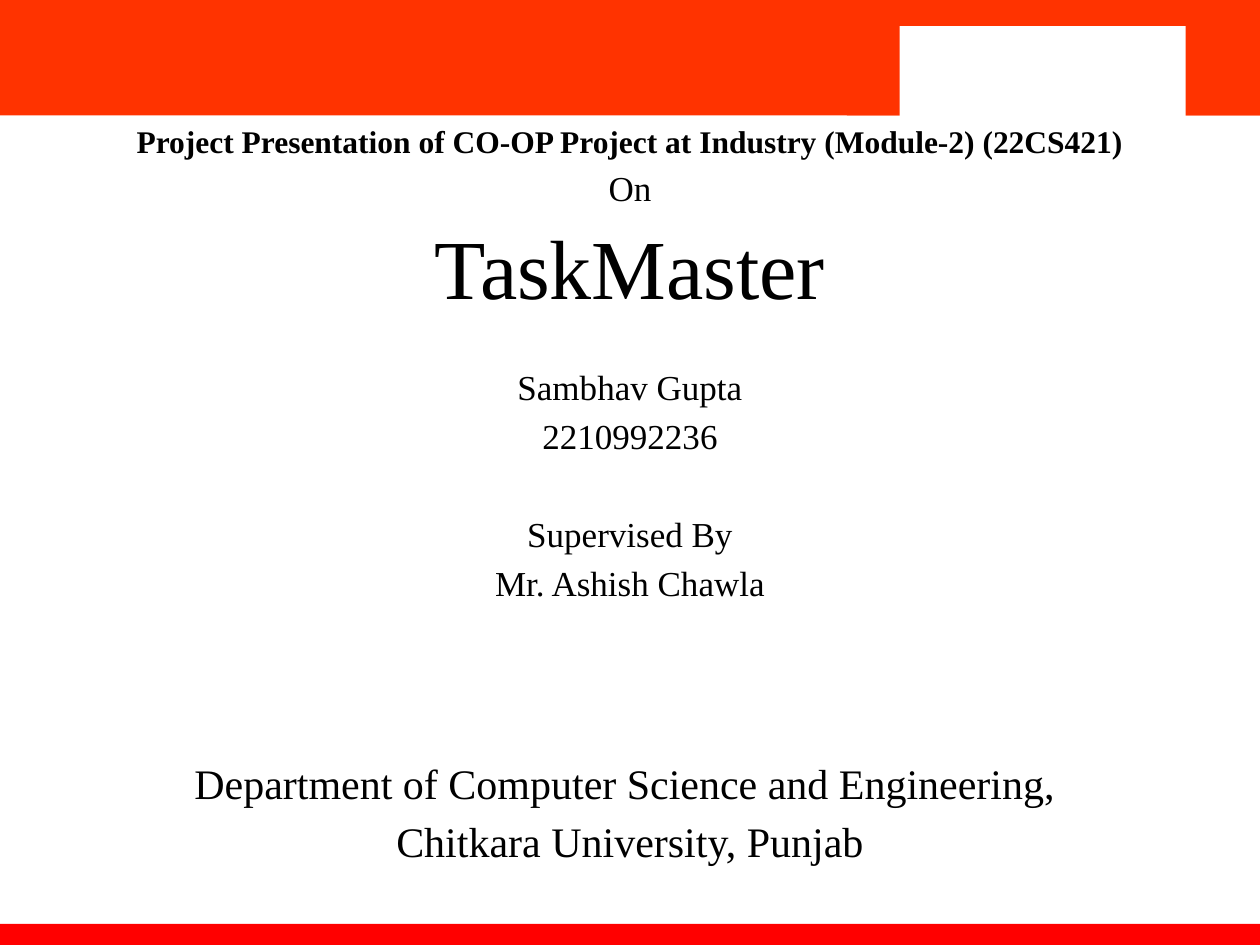
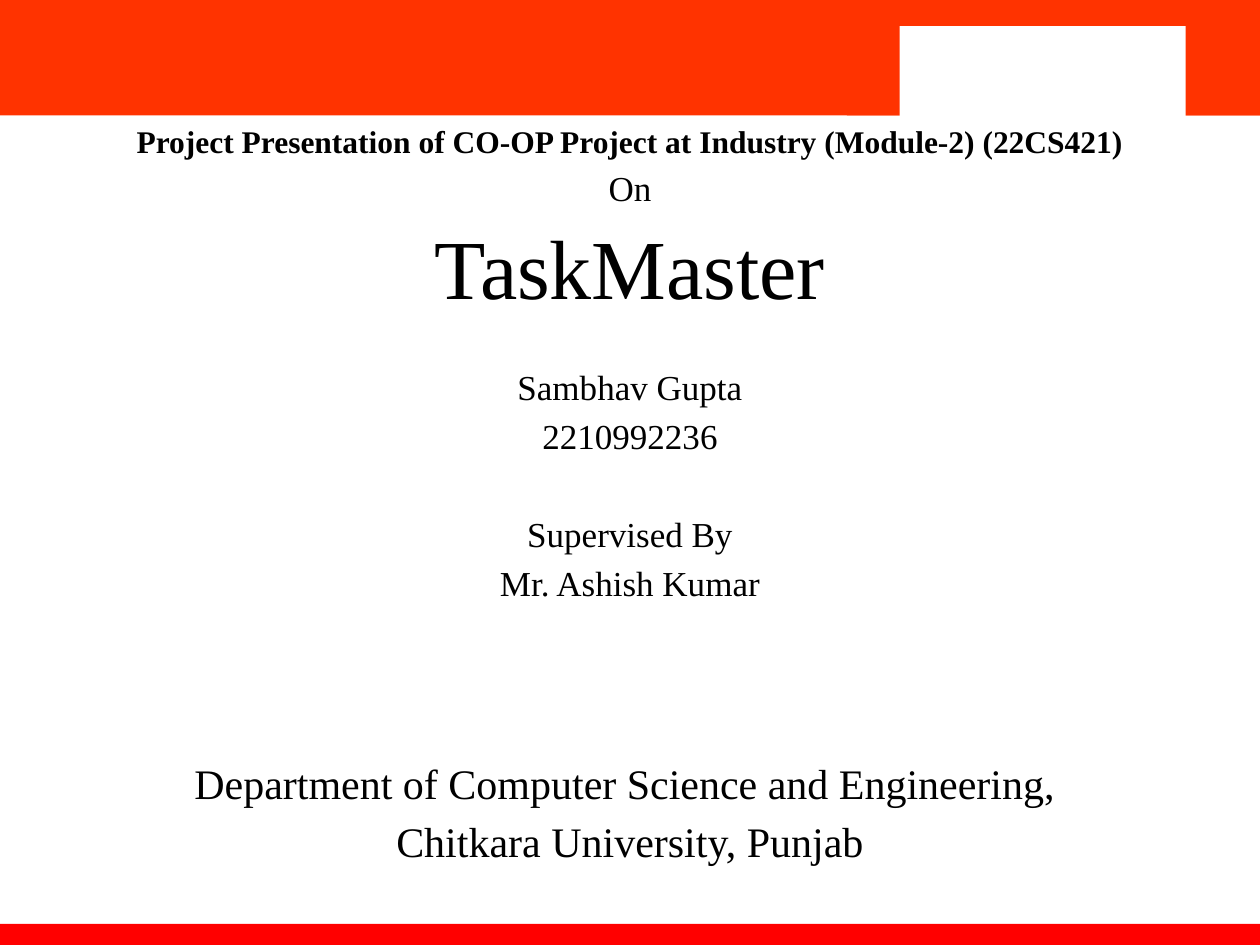
Before and after one commit to sambhav552/taskmaster-student-2210992236-2210992556-, a slide deck: slide 1 of Report And PPT/2210992236_Sambhav_ppt.pptx. Drawn at 1260x945 pixels with LibreOffice and Linux fonts; fonts in the diff are those of the drawing; background and template pictures are left out. Boxes give left, top, right and bottom in pixels: in the first picture for what was removed or moved away, otherwise in the second. Text is boxed around its words. In the diff, an @@ line names an element or a change of style, - is before the commit and + after.

```diff
--- a/Report And PPT/2210992236_Sambhav_ppt.pptx
+++ b/Report And PPT/2210992236_Sambhav_ppt.pptx
@@ text at (500, 571, 759, 597): text changed @@
-Mr. Ashish Chawla
+Mr. Ashish Kumar
```
Also in this commit, not shown: 2 other files.
